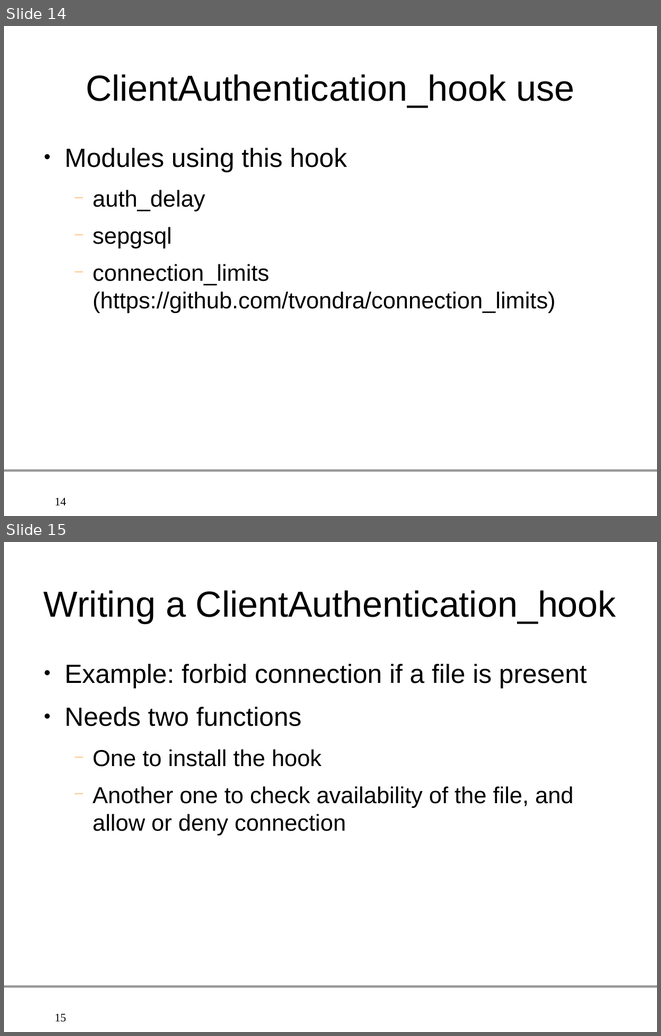
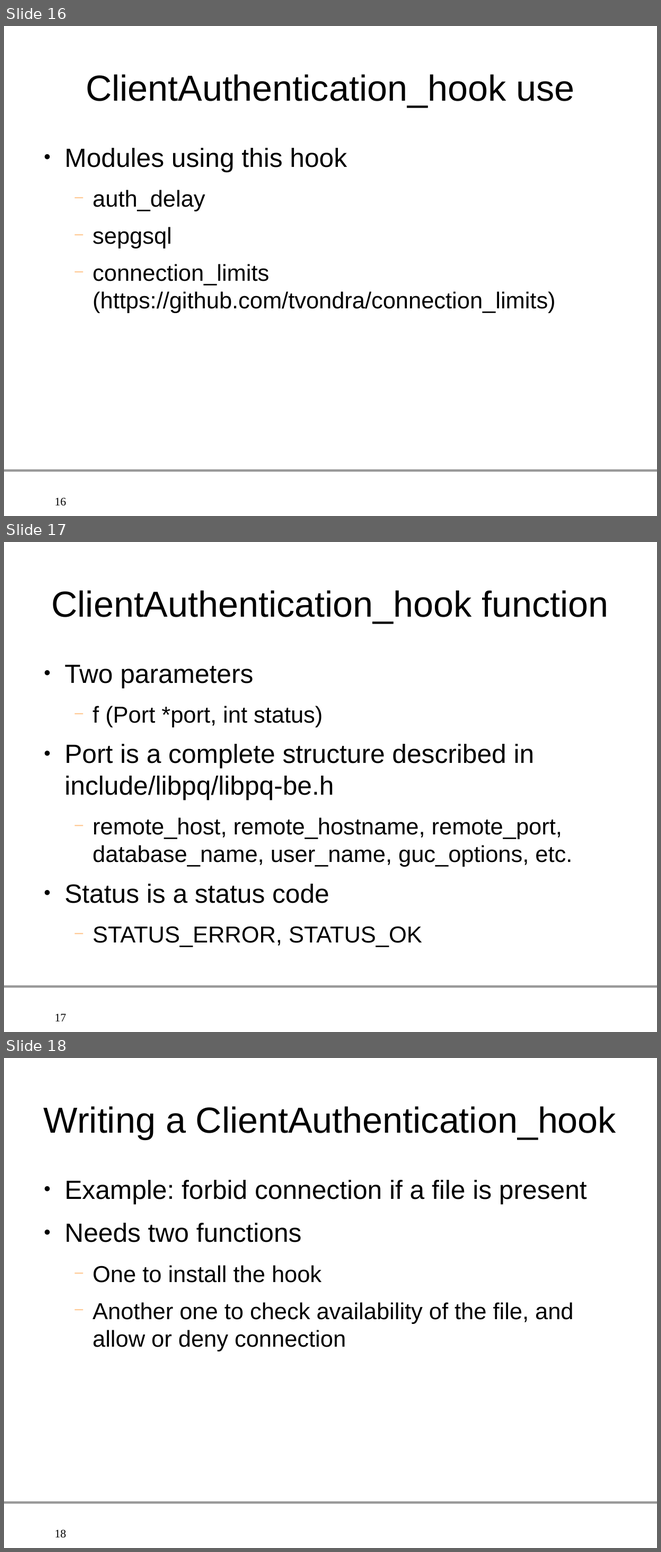
Before and after one commit to gleu/Hooks-in-PostgreSQL, a slide deck: hooks_in_postgresql.odp. Shown one above the other, each under a label of ours: slides 14 and 15 before the commit, slides 16, 17 and 18 after it. The pictures are 661x1036 and 661x1552 pixels, drawn with LibreOffice and Linux fonts; fonts in the diff are those of the drawing; background and template pictures are left out. Boxes give left, top, right and bottom in pixels: in the first picture for what was removed or moved away, otherwise in the second. Text is boxed around its words. In the diff, an @@ line names an element or a change of style, - is before the commit and + after.

Commit message:
Four more slides
to explain how to set/unset the function pointer, and the parameters of a
ClientAuthentication_hook and of a check_password_hook.

```diff
--- a/hooks_in_postgresql.odp
+++ b/hooks_in_postgresql.odp
@@ slide 17 added at (4, 542, 657, 1032), background #FFFFFF; not listed: 2 template elements that a slide beside it also shows @@
@@ title added at (51, 590, 609, 624), 44 pt, text #000000 @@
+ClientAuthentication_hook function
@@ text added at (64, 664, 572, 947), 28 pt, text #000000 @@
+● Two parameters
+  − f (Port *port, int status)
+● Port is a complete structure described in include/libpq/libpq-be.h
+  − remote_host, remote_hostname, remote_port, database_name, user_name, guc_options, etc.
+● Status is a status code
+  − STATUS_ERROR, STATUS_OK
@@ what was slide 14 is now slide 16 @@
@@ page number at (55, 498, 67, 506): text changed @@
-14
+16
@@ what was slide 15 is now slide 18 @@
@@ page number at (55, 1530, 67, 1538): text changed @@
-15
+18
```
Also in this commit, not shown: 3 slides changed, 3 other slides added.
